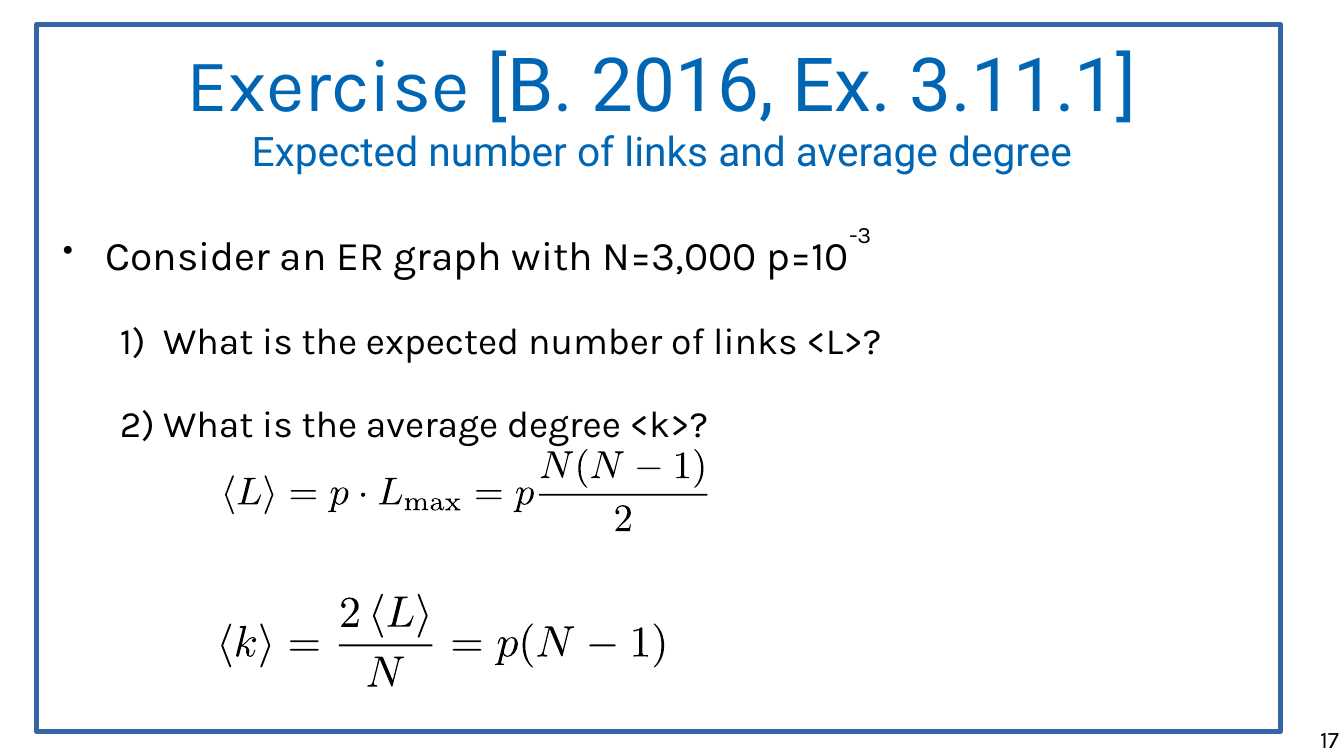
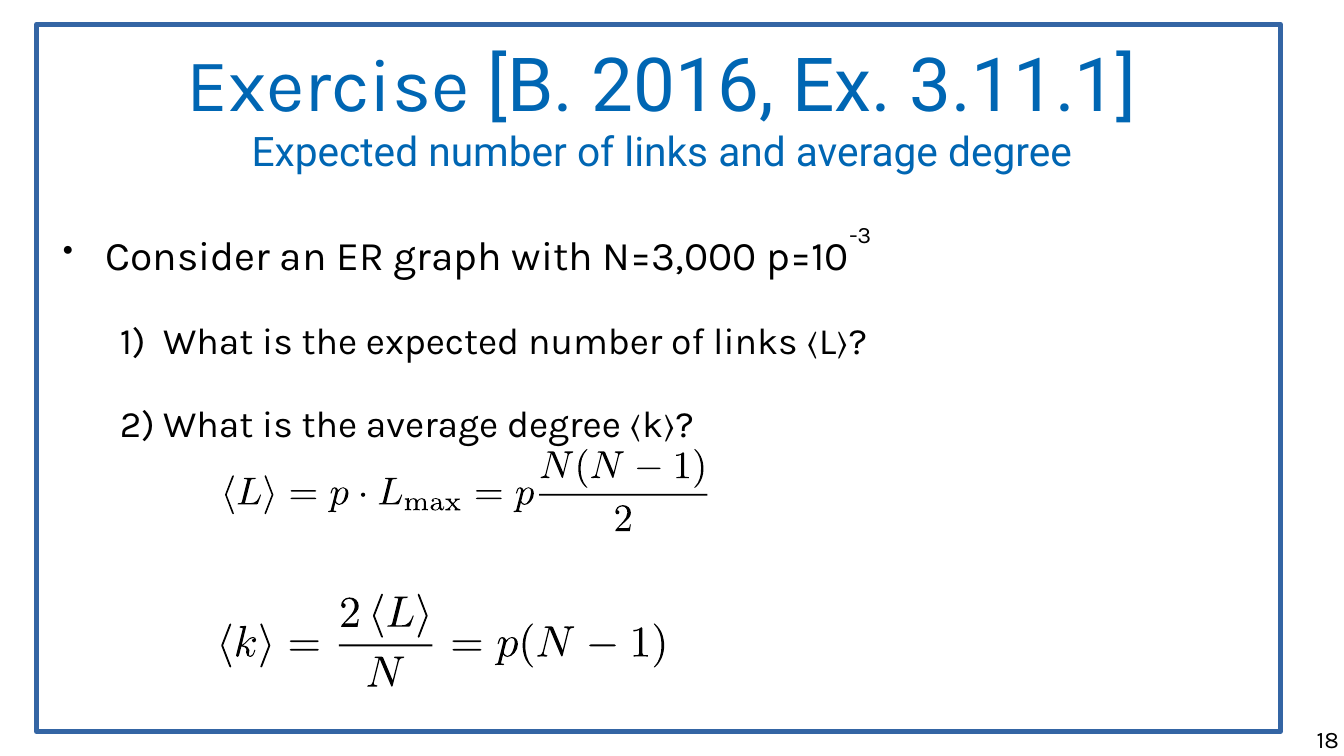
Before and after one commit to chatox/networks-science-course, a slide deck: slide 18 of theory/odp/tt11-random_networks.odp (slide 17 before the commit). Drawn at 1344x756 pixels with LibreOffice and Linux fonts; fonts in the diff are those of the drawing. Boxes give left, top, right and bottom in pixels: in the first picture for what was removed or moved away, otherwise in the second. Text is boxed around its words. In the diff, an @@ line names an element or a change of style, - is before the commit and + after.

```diff
--- a/theory/odp/tt11-random_networks.odp
+++ b/theory/odp/tt11-random_networks.odp
@@ text at [163, 328, 848, 446]: text changed @@
-  1) What is the expected number of links <L>?
-  2) What is the average degree <k>?
+  1) What is the expected number of links 〈L〉?
+  2) What is the average degree 〈k〉?
@@ page number at [1317, 733, 1339, 749]: text changed @@
-17
+18
```
Also in this commit, not shown: 3 other slides changed, 1 slide added, 2 other files.
